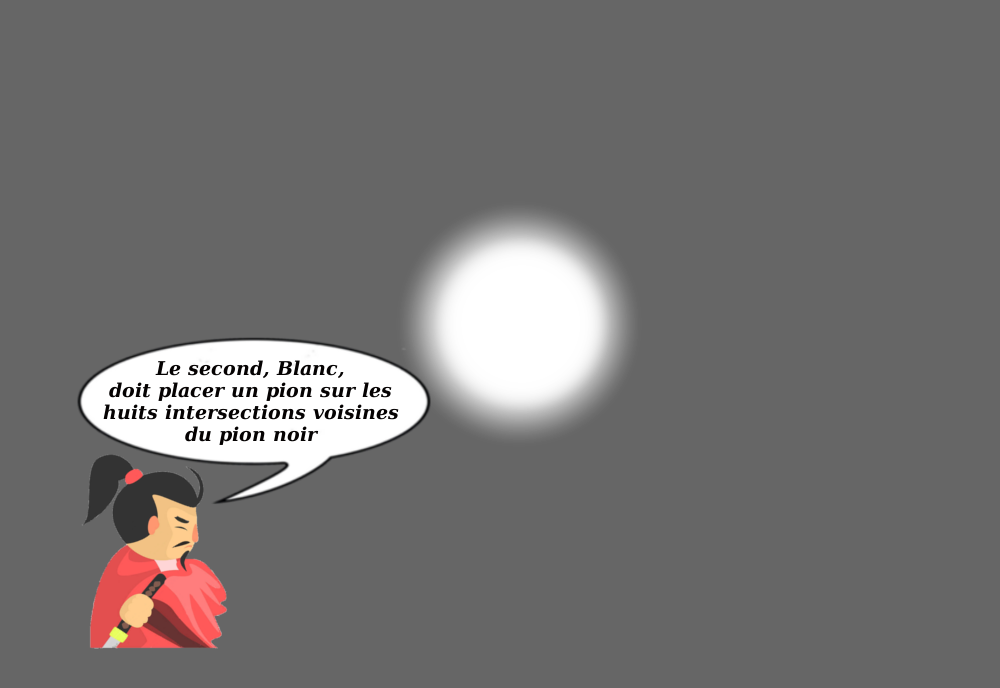
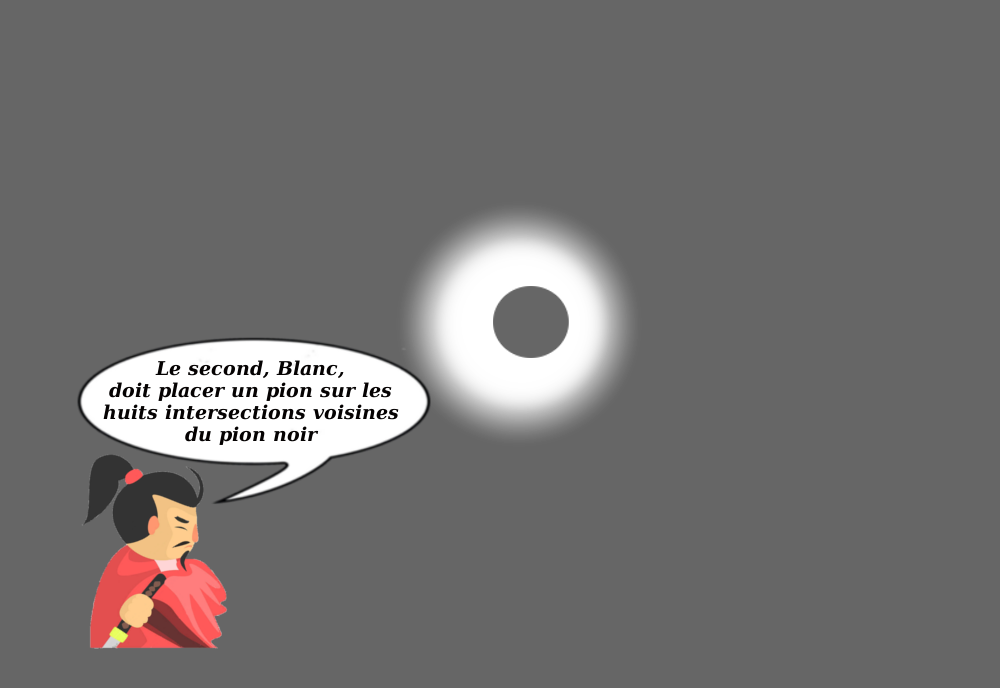
Layer changes from the first (1000, 688) image to the second:
added layer "Calque Copié #1" (60%) above "Le second, Blanc, ..." over [493, 286, 569, 358]
